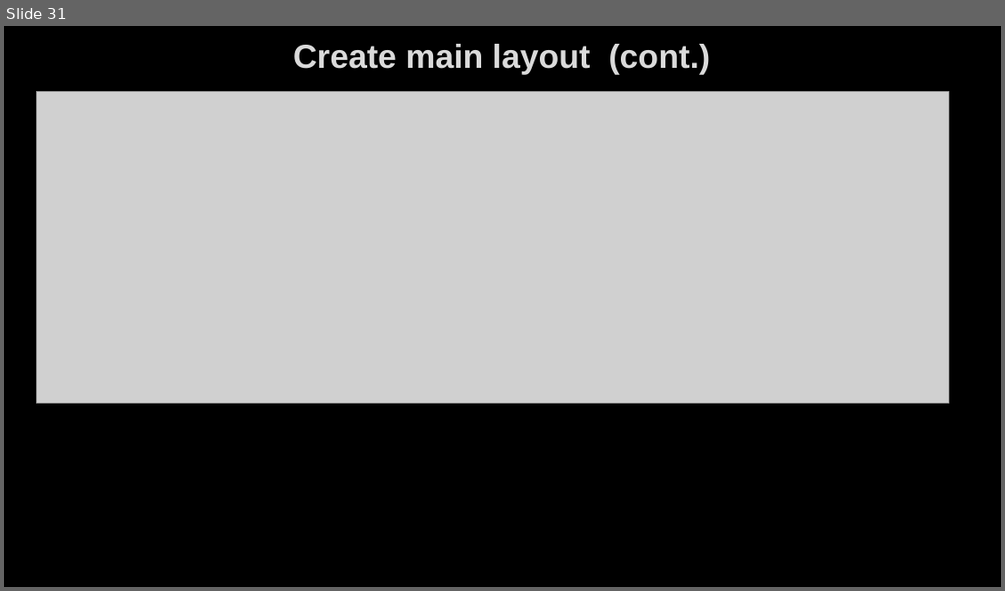
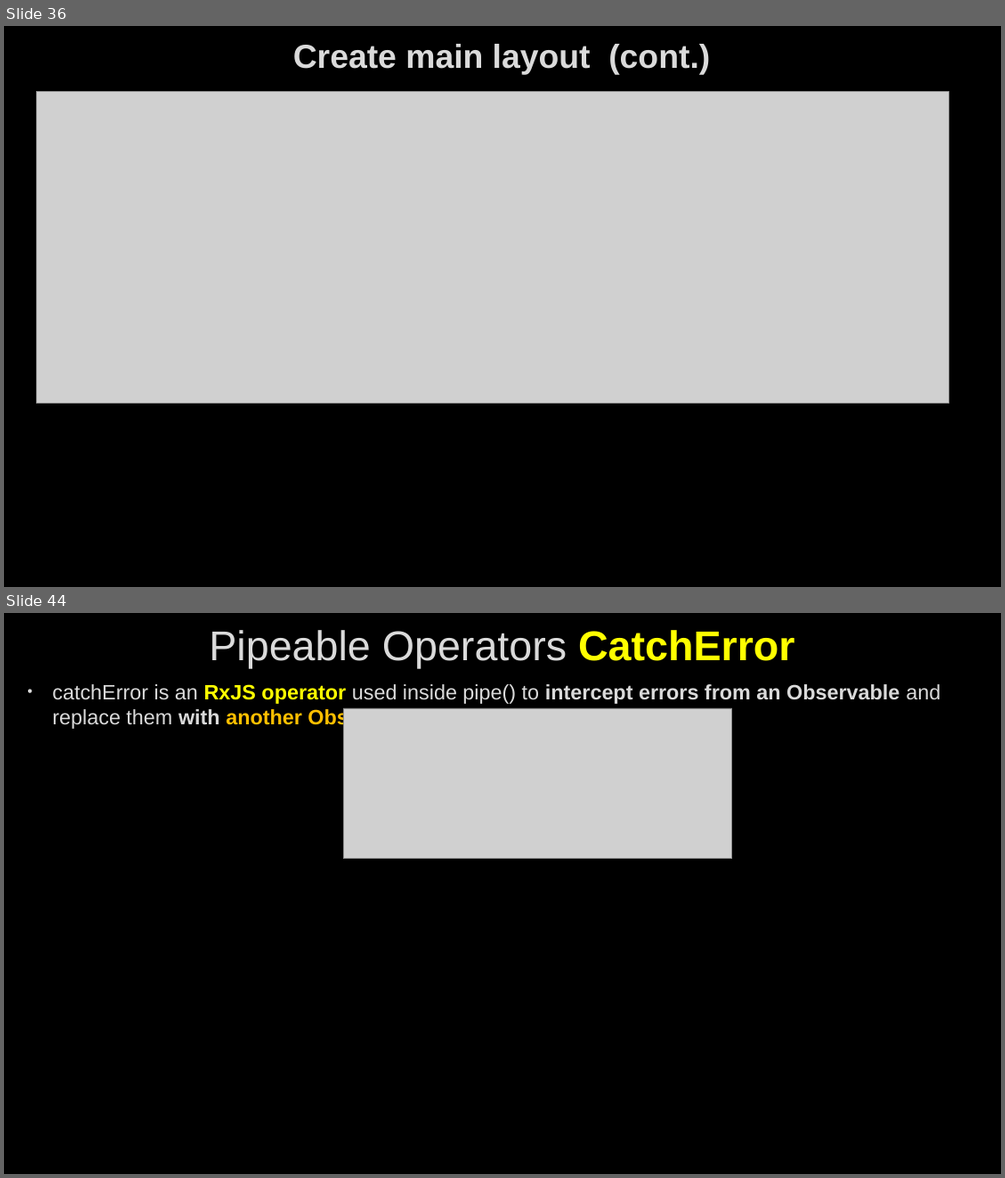
Before and after one commit to AhmedMohamedSamir1/Summary, a slide deck: Angular & type script/Angular.pptx. Shown one above the other, each under a label of ours: slide 31 before the commit, slides 36 and 44 after it; the slides between them are not shown. The pictures are 1005x591 and 1005x1178 pixels, drawn with LibreOffice and Linux fonts; fonts in the diff are those of the drawing; grey boxes stand for pictures; background and template pictures are left out. Boxes give left, top, right and bottom in pixels: in the first picture for what was removed or moved away, otherwise in the second. Text is boxed around its words. In the diff, an @@ line names an element or a change of style, - is before the commit and + after.

```diff
--- a/Angular & type script/Angular.pptx
+++ b/Angular & type script/Angular.pptx
@@ slide 44 added at (4,613,1001,1174), background picture (left out) @@
@@ title added at (209,630,794,669), 40 pt, text #DADADA @@
+Pipeable Operators CatchError
@@ text added at (52,684,940,729), 20 pt, text #DADADA, bold @@
+• catchError is an RxJS operator used inside pipe() to intercept errors from an Observable and replace them with another Observable.
@@ picture added at (343,708,732,859) @@
@@ what was slide 31 is now slide 36 @@
```
Also in this commit, not shown: 24 other slides added, 3 other files.
